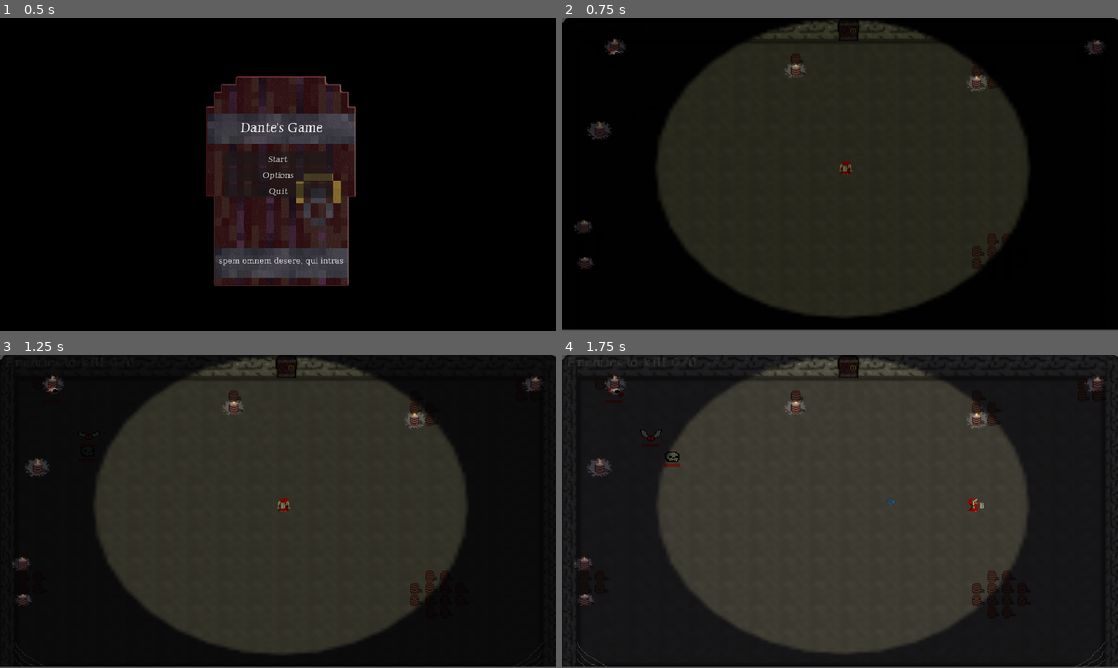
Above: before the commit, frames 1-4 (two rows, left to right).
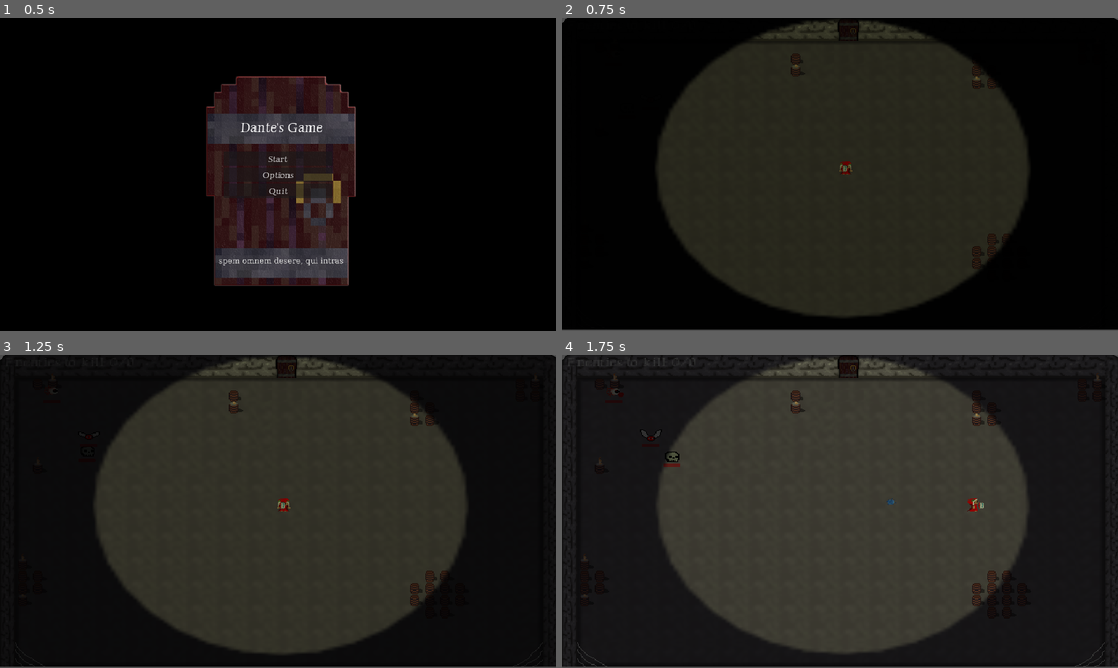
Above: after the commit, the same moments.

Repository: Ivan29020/Dantes-Reinterpretation
Game: Godot game, scene res://Menu/menu.tscn
Two runs of this game, one before a commit and one after it. Both use one fixed random seed, a clock stepped at 60 frames per second and the inputs below. The engine's default icon, where the game draws it, is replaced by a stand-in: a white triangle on a blue panel in a dark square.
Inputs (mouse positions are in pixels of both pictures, inside the frame that each line leads up to):
- Up to frame 1 (0.5 s): no input
- Up to frame 2 (0.75 s): click "Start" at 0.5 s
- Up to frame 3 (1.25 s): no input
- Up to frame 4 (1.75 s): tap Enter at 1.25 s; move the mouse to (962, 495) at 1.27 s; press the mouse at (962, 495) at 1.28 s; hold Right (button_right) from 1.28 s (still down)

Frame 1 is identical in both runs. In frame 2, 0.7% of the frame differs, in the area x 2-98%, y 6-81%; in frame 3, 0.7%; in frame 4, 0.7%.

Commit message:
rimosse luci a causa del bug

Diff:
--- a/Scena/tile_map.tscn
+++ b/Scena/tile_map.tscn
@@ -31,7 +31,6 @@
 [ext_resource type="Texture2D" uid="uid://bntypsv7e21bb" path="res://Grafiche/stanza completa/Pavimento angolo up dx.png" id="29_3x10y"]
 [ext_resource type="Texture2D" uid="uid://bvuf5sx1ncpt" path="res://Grafiche/stanza completa/Pavimento angolo bs sx.png" id="30_pp72w"]
 [ext_resource type="Texture2D" uid="uid://cfe4fsx625db1" path="res://Grafiche/stanza completa/Pavimento angolo bs dx.png" id="31_r05v6"]
-[ext_resource type="PackedScene" path="res://Scena/luce.tscn" id="32_4jhqt"]
 [ext_resource type="PackedScene" uid="uid://coqwac37spe02" path="res://Nemici/Upgrades.tscn" id="32_fstyl"]
 
 [sub_resource type="PhysicsMaterial" id="PhysicsMaterial_oqj7j"]
@@ -470,8 +469,6 @@
 sources/39 = SubResource("TileSetAtlasSource_sq1np")
 sources/40 = SubResource("TileSetAtlasSource_4uln6")
 
-[sub_resource type="AnimatedTexture" id="AnimatedTexture_e0mev"]
-
 [node name="TileMap" type="TileMap"]
 position = Vector2(-1, -1)
 tile_set = SubResource("TileSet_dcydr")
@@ -498,36 +495,3 @@
 zoom = Vector2(2.17, 1.73)
 
 [node name="Upgrades" parent="Camera2D" instance=ExtResource("32_fstyl")]
-
-[node name="PointLight2D" parent="." instance=ExtResource("32_4jhqt")]
-position = Vector2(57, 41)
-scale = Vector2(0.575625, 0.53875)
-
-[node name="PointLight2D2" parent="." instance=ExtResource("32_4jhqt")]
-position = Vector2(40, 152)
-scale = Vector2(0.64, 0.61375)
-
-[node name="PointLight2D3" parent="." instance=ExtResource("32_4jhqt")]
-position = Vector2(23, 280)
-scale = Vector2(0.49, 0.458751)
-
-[node name="PointLight2D4" parent="." instance=ExtResource("32_4jhqt")]
-position = Vector2(25, 328)
-scale = Vector2(0.45, 0.39875)
-
-[node name="PointLight2D5" parent="." instance=ExtResource("32_4jhqt")]
-position = Vector2(568, 35)
-scale = Vector2(0.255, 0.24875)
-texture = SubResource("AnimatedTexture_e0mev")
-
-[node name="PointLight2D6" parent="." instance=ExtResource("32_4jhqt")]
-position = Vector2(441, 89)
-scale = Vector2(0.565, 0.564375)
-
-[node name="PointLight2D7" parent="." instance=ExtResource("32_4jhqt")]
-position = Vector2(248, 72)
-scale = Vector2(0.5725, 0.502188)
-
-[node name="PointLight2D8" parent="." instance=ExtResource("32_4jhqt")]
-position = Vector2(566, 41)
-scale = Vector2(0.5725, 0.502188)
Not shown: 1 places in Scena/tile_map.tscn that only renumber resources
